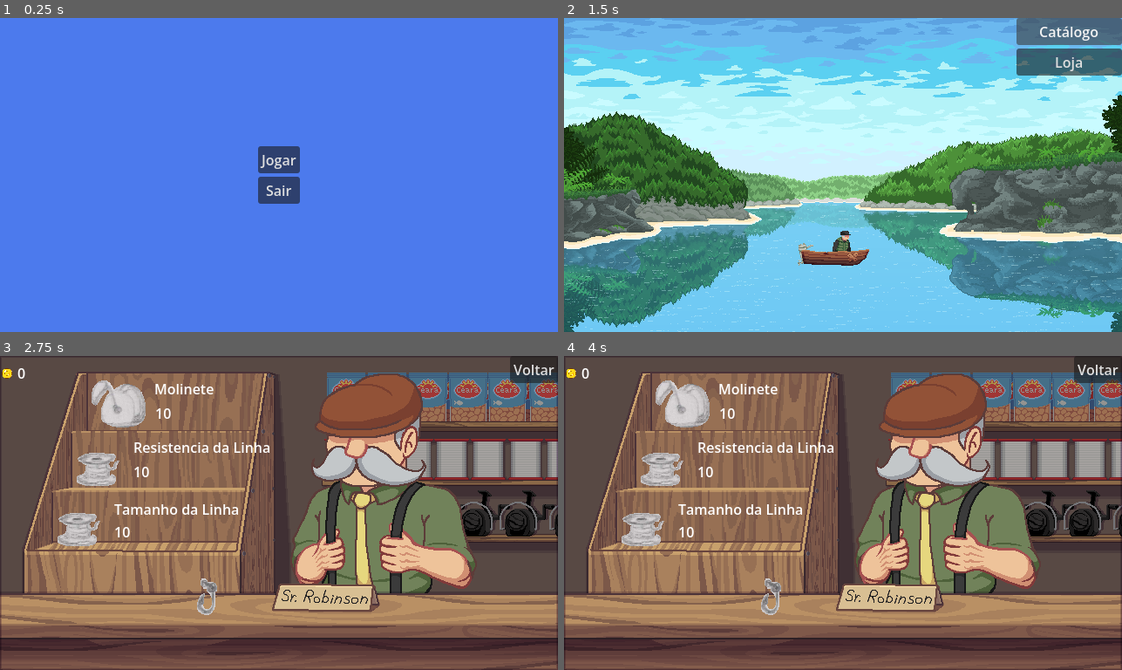
Above: before the commit, frames 1-4 (two rows, left to right).
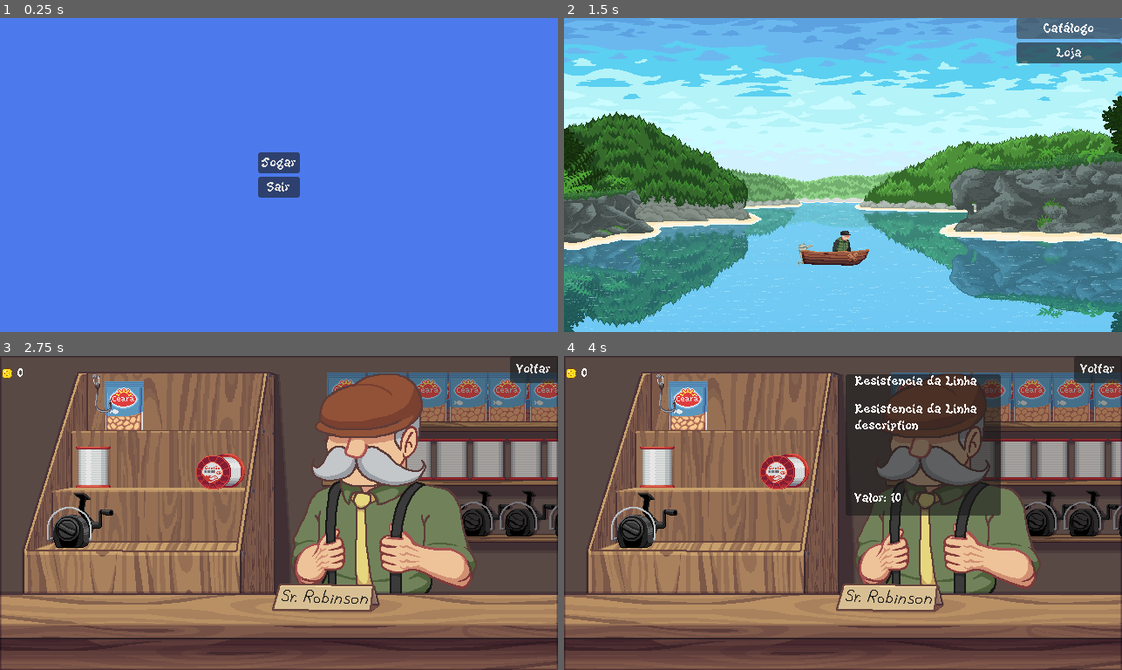
Above: after the commit, the same moments.

Repository: Bad-Onion/gyotaku
Game: Godot game, scene res://main.tscn
Two runs of this game, one before a commit and one after it. Both use one fixed random seed, a clock stepped at 60 frames per second and the inputs below. Sound files missing from this copy of the repository are replaced by a short silence.
Inputs (mouse positions are in pixels of both pictures, inside the frame that each line leads up to; where the layout moved, square brackets give the same spot in the first picture):
- Up to frame 1 (0.25 s): no input
- Up to frame 2 (1.5 s): click "Jogar" at 0.5 s; click "Catálogo" at 1.25 s
- Up to frame 3 (2.75 s): click "Loja" at 2 s
- Up to frame 4 (4 s): click (647, 519) [681, 403] at 2.75 s; click (792, 481) [664, 475] at 3.5 s

The runs differ from the first frame. In frame 1, 0.5% of the frame differs, in the area x 46-54%, y 40-60%; in frame 2, 2.6%; in frame 3, 5.2%; in frame 4, 17%, in the area x 3-100%, y 2-83%.

Commit message:
add hover market and custom theme

Diff:
--- a/gyotaku/project.godot
+++ b/gyotaku/project.godot
@@ -24,6 +24,10 @@
 window/stretch/mode="canvas_items"
 window/stretch/scale_mode="integer"
 
+[gui]
+
+theme/custom="uid://bykb414mnc67f"
+
 [input]
 
 throw_hook={
--- /dev/null
+++ b/gyotaku/resources/theme/main_theme.tres
@@ -0,0 +1,6 @@
+[gd_resource type="Theme" format=3 uid="uid://bykb414mnc67f"]
+
+[ext_resource type="FontFile" uid="uid://cji5ct4tdom2p" path="res://assets/fonts/KiwiSoda.ttf" id="1_fvyg7"]
+
+[resource]
+default_font = ExtResource("1_fvyg7")
--- a/gyotaku/scenes/mechanics/fishing_upgrade_mechanic/fishing_upgrades.gd
+++ b/gyotaku/scenes/mechanics/fishing_upgrade_mechanic/fishing_upgrades.gd
@@ -21,6 +21,12 @@
 @export var hook_depth_name: String = "Tamanho da Linha"
 @export var line_strength_name: String = "Resistencia da Linha"
 @export var bait_name: String = "Isca"
+
+@export_group("Descriptions")
+@export var reel_description: String = "Molinete description"
+@export var hook_depth_description: String = "Tamanho da Linha description"
+@export var line_strength_description: String = "Resistencia da Linha description"
+@export var bait_description: String = "Isca description"
 
 var is_reel_bought: bool = false
 var is_hook_depth_bought: bool = false
--- a/gyotaku/scenes/ui/market/market_ui.gd
+++ b/gyotaku/scenes/ui/market/market_ui.gd
@@ -20,15 +20,10 @@
 @onready var bait_btn: TextureButton = %FoodBaitUpgrade
 @onready var coin_hud: CoinHUD = %CoinHUD
 
-@onready var reel_name: Label = %SpinningReelName
-@onready var line_strength_name: Label = %LineStrengthName
-@onready var line_size_name: Label = %LineSizeName
-# @onready var bait_name: Label = %FoodBaitName
-
-@onready var reel_cost: Label = %SpinningReelPrice
-@onready var line_strength_cost: Label = %LineStrengthPrice
-@onready var line_size_cost: Label = %LineSizePrice
-# @onready var bait_cost: Label = %FoodBaitPrice
+@onready var info_panel: Control = %InfoPanel
+@onready var info_name: Label = %InfoPanel/NameLabel
+@onready var info_desc: Label = %InfoPanel/DescriptionLabel
+@onready var info_price: Label = %InfoPanel/PriceLabel
 
 var fade_tween: Tween
 
@@ -40,15 +35,28 @@
 	if economy_system:
 		economy_system.coins_changed.connect(_on_coins_changed)
 
+	# Click
 	back_button.pressed.connect(func(): back_requested.emit())
 	reel_btn.pressed.connect(func(): reel_upgrade_requested.emit())
 	line_strength_btn.pressed.connect(func(): line_strength_upgrade_requested.emit())
 	line_size_btn.pressed.connect(func(): line_size_upgrade_requested.emit())
 	bait_btn.pressed.connect(func(): bait_upgrade_requested.emit())
 
+	# Hover
+	reel_btn.mouse_entered.connect(_on_hover_reel)
+	line_strength_btn.mouse_entered.connect(_on_hover_line_strength)
+	line_size_btn.mouse_entered.connect(_on_hover_line_size)
+	bait_btn.mouse_entered.connect(_on_hover_bait)
+
+	# Exit
+	var clear_func = Callable(self, "_clear_info")
+	reel_btn.mouse_exited.connect(clear_func)
+	line_strength_btn.mouse_exited.connect(clear_func)
+	line_size_btn.mouse_exited.connect(clear_func)
+	bait_btn.mouse_exited.connect(clear_func)
+
+	_clear_info()
 	_update_market_display()
-	_update_name_labels()
-	_update_cost_labels()
 
 
 func fade_in_music(duration: float = 1.5) -> void:
@@ -88,24 +96,33 @@
 		coin_hud.update_coins(total_coins, 0)
 
 
-func _update_cost_labels() -> void:
-	if upgrades:
-		reel_cost.text = str(upgrades.reel_cost)
-		line_strength_cost.text = str(upgrades.line_strength_cost)
-		line_size_cost.text = str(upgrades.hook_depth_cost)
-		# bait_cost.text = str(upgrades.bait_cost)
-	else:
-		push_error("MarketUI: FishingUpgrades resource not assigned.")
+# Hover Logic
+func _on_hover_reel() -> void:
+	_show_info(upgrades.reel_name, upgrades.reel_description, upgrades.reel_cost)
 
 
-func _update_name_labels() -> void:
-	if upgrades:
-		reel_name.text = str(upgrades.reel_name)
-		line_strength_name.text = str(upgrades.line_strength_name)
-		line_size_name.text = str(upgrades.hook_depth_name)
-		# bait_name.text = str(upgrades.bait_name)
-	else:
-		push_error("MarketUI: FishingUpgrades resource not assigned.")
+func _on_hover_line_strength() -> void:
+	_show_info(upgrades.line_strength_name, upgrades.line_strength_description, upgrades.line_strength_cost)
+
+
+func _on_hover_line_size() -> void:
+	_show_info(upgrades.hook_depth_name, upgrades.hook_depth_description, upgrades.hook_depth_cost)
+
+
+func _on_hover_bait() -> void:
+	_show_info(upgrades.bait_name, upgrades.bait_description, upgrades.bait_cost)
+
+
+# Display Logic
+func _show_info(item_name: String, description: String, cost: int) -> void:
+	info_panel.show()
+	info_name.text = item_name
+	info_desc.text = description
+	info_price.text = "Valor: " + str(cost)
+
+
+func _clear_info() -> void:
+	info_panel.hide()
 
 
 func _update_market_display() -> void:
@@ -115,5 +132,4 @@
 		line_size_btn.visible = not upgrades.is_hook_depth_bought
 		bait_btn.visible = not upgrades.is_bait_bought
 
-		_update_cost_labels()
-		_update_name_labels()
+		_clear_info()
--- a/gyotaku/scenes/ui/market/market_ui.tscn
+++ b/gyotaku/scenes/ui/market/market_ui.tscn
@@ -3,10 +3,12 @@
 [ext_resource type="Script" uid="uid://nwvm1lkr8n4s" path="res://scenes/ui/market/market_ui.gd" id="1_2pdf6"]
 [ext_resource type="Texture2D" uid="uid://ba5w3e81yqm3c" path="res://assets/backgrounds/market/CenaLoja.png" id="1_5l6t0"]
 [ext_resource type="Texture2D" uid="uid://cxtwicnff4o05" path="res://assets/sprites/market/upgrades/spinning_reel_upgrade_1.png" id="2_2pdf6"]
-[ext_resource type="Texture2D" uid="uid://svc3pphu325r" path="res://assets/sprites/market/upgrades/fishing_line_upgrade_1.png" id="3_yj7p1"]
 [ext_resource type="Texture2D" uid="uid://bv58uf004cley" path="res://assets/sprites/market/upgrades/food_bait_upgrade_1.png" id="4_e6xbh"]
+[ext_resource type="Texture2D" uid="uid://ca366056xd4mv" path="res://assets/sprites/market/upgrades/fishing_line_resistance_upgrade_1.png" id="4_mqcme"]
+[ext_resource type="Texture2D" uid="uid://ctnhno8wawdxq" path="res://assets/sprites/market/upgrades/fishing_line_size_upgrade_1.png" id="5_r4stw"]
 [ext_resource type="AudioStream" uid="uid://dbquecs78ilcy" path="res://assets/audio/mercado.ogg" id="6_yj7p1"]
 [ext_resource type="PackedScene" uid="uid://cv55e06k5bift" path="res://scenes/ui/coin_hud/coin_hud.tscn" id="7_e6xbh"]
+[ext_resource type="Texture2D" uid="uid://bj0eyhx3xb6r4" path="res://assets/sprites/market/upgrades/anzol.png" id="7_r4stw"]
 
 [node name="MarketUI" type="Control" unique_id=1187940312]
 process_mode = 3
@@ -34,86 +36,46 @@
 unique_name_in_owner = true
 show_behind_parent = true
 layout_mode = 0
-offset_left = 105.0
-offset_top = 28.0
-offset_right = 167.0
-offset_bottom = 82.0
+offset_left = 53.0
+offset_top = 156.0
+offset_right = 133.0
+offset_bottom = 220.0
 texture_normal = ExtResource("2_2pdf6")
-
-[node name="SpinningReelName" type="Label" parent="UpgradesContainer/SpinningReelUpgrade" unique_id=884872513]
-unique_name_in_owner = true
-layout_mode = 0
-offset_left = 72.0
-offset_top = -2.0
-offset_right = 112.0
-offset_bottom = 21.0
-
-[node name="SpinningReelPrice" type="Label" parent="UpgradesContainer/SpinningReelUpgrade" unique_id=1732288878]
-unique_name_in_owner = true
-layout_mode = 0
-offset_left = 73.0
-offset_top = 26.0
-offset_right = 113.0
-offset_bottom = 49.0
 
 [node name="LineStrengthUpgrade" type="TextureButton" parent="UpgradesContainer" unique_id=769347759]
 unique_name_in_owner = true
 layout_mode = 0
-offset_left = 88.0
+offset_left = 224.0
 offset_top = 111.0
-offset_right = 137.0
-offset_bottom = 165.0
-texture_normal = ExtResource("3_yj7p1")
-
-[node name="LineStrengthName" type="Label" parent="UpgradesContainer/LineStrengthUpgrade" unique_id=1073644183]
-unique_name_in_owner = true
-layout_mode = 0
-offset_left = 65.0
-offset_top = -18.0
-offset_right = 105.0
-offset_bottom = 5.0
-
-[node name="LineStrengthPrice" type="Label" parent="UpgradesContainer/LineStrengthUpgrade" unique_id=1981538269]
-unique_name_in_owner = true
-layout_mode = 0
-offset_left = 65.0
-offset_top = 10.0
-offset_right = 105.0
-offset_bottom = 33.0
+offset_right = 304.0
+offset_bottom = 175.0
+texture_normal = ExtResource("4_mqcme")
 
 [node name="LineSizeUpgrade" type="TextureButton" parent="UpgradesContainer" unique_id=429807092]
 unique_name_in_owner = true
 layout_mode = 0
-offset_left = 66.0
-offset_top = 180.0
-offset_right = 115.0
-offset_bottom = 234.0
-texture_normal = ExtResource("3_yj7p1")
-
-[node name="LineSizeName" type="Label" parent="UpgradesContainer/LineSizeUpgrade" unique_id=366391974]
-unique_name_in_owner = true
-layout_mode = 0
-offset_left = 65.0
-offset_top = -16.0
-offset_right = 105.0
-offset_bottom = 7.0
-
-[node name="LineSizePrice" type="Label" parent="UpgradesContainer/LineSizeUpgrade" unique_id=1165349670]
-unique_name_in_owner = true
-layout_mode = 0
-offset_left = 65.0
-offset_top = 10.0
-offset_right = 105.0
-offset_bottom = 33.0
+offset_left = 86.0
+offset_top = 103.0
+offset_right = 166.0
+offset_bottom = 167.0
+texture_normal = ExtResource("5_r4stw")
 
 [node name="FoodBaitUpgrade" type="TextureButton" parent="UpgradesContainer" unique_id=198172311]
 unique_name_in_owner = true
 layout_mode = 0
-offset_left = 226.0
-offset_top = 255.0
-offset_right = 249.0
-offset_bottom = 309.0
+offset_left = 119.0
+offset_top = 28.0
+offset_right = 199.0
+offset_bottom = 92.0
 texture_normal = ExtResource("4_e6xbh")
+
+[node name="Hook" type="TextureRect" parent="UpgradesContainer/FoodBaitUpgrade" unique_id=263483127]
+layout_mode = 0
+offset_left = -14.0
+offset_top = -8.0
+offset_right = 66.0
+offset_bottom = 56.0
+texture = ExtResource("7_r4stw")
 
 [node name="BackButton" type="Button" parent="." unique_id=2079234874]
 unique_name_in_owner = true
@@ -134,3 +96,35 @@
 unique_name_in_owner = true
 layout_mode = 0
 is_always_visible = true
+
+[node name="InfoPanel" type="Panel" parent="." unique_id=1128799737]
+unique_name_in_owner = true
+layout_mode = 0
+offset_left = 323.0
+offset_top = 21.0
+offset_right = 501.0
+offset_bottom = 183.0
+
+[node name="NameLabel" type="Label" parent="InfoPanel" unique_id=890158419]
+unique_name_in_owner = true
+layout_mode = 0
+offset_left = 11.0
+offset_right = 173.0
+offset_bottom = 23.0
+
+[node name="DescriptionLabel" type="Label" parent="InfoPanel" unique_id=1995190988]
+unique_name_in_owner = true
+layout_mode = 0
+offset_left = 11.0
+offset_top = 32.0
+offset_right = 171.0
+offset_bottom = 133.0
+autowrap_mode = 3
+
+[node name="PriceLabel" type="Label" parent="InfoPanel" unique_id=1460090419]
+unique_name_in_owner = true
+layout_mode = 0
+offset_left = 10.0
+offset_top = 134.0
+offset_right = 50.0
+offset_bottom = 157.0
--- a/gyotaku/scenes/ui/okinawa_background/okinawa_background.tscn
+++ b/gyotaku/scenes/ui/okinawa_background/okinawa_background.tscn
@@ -5,9 +5,151 @@
 [ext_resource type="Texture2D" uid="uid://dntumpylymxgp" path="res://assets/backgrounds/okinawa/surface/Montanha_Esquerda_3.png" id="3_uekg8"]
 [ext_resource type="Texture2D" uid="uid://wv4wi3ood24s" path="res://assets/backgrounds/okinawa/surface/Montanha_Direita__2.png" id="4_pmoxm"]
 [ext_resource type="Texture2D" uid="uid://fteem8mo0l4" path="res://assets/backgrounds/okinawa/surface/Montanha_Esquerda_2.png" id="5_d637k"]
-[ext_resource type="Texture2D" uid="uid://bpd5wedggpu32" path="res://assets/backgrounds/okinawa/surface/Montanha_Esquerda_1.png" id="6_8p0c7"]
-[ext_resource type="Texture2D" uid="uid://bj5lakp8jvqde" path="res://assets/backgrounds/okinawa/surface/Montanha_Direita_1.png" id="7_1d3g0"]
+[ext_resource type="Texture2D" uid="uid://bv1qx74akng15" path="res://assets/backgrounds/okinawa/surface/Montanha_Esquerda_1_Animacao-Sheet.png" id="6_4f0ou"]
+[ext_resource type="Texture2D" uid="uid://corc5071jpre6" path="res://assets/backgrounds/okinawa/surface/Montanha_Direita_1_Animacao-Sheet.png" id="7_4f0ou"]
 [ext_resource type="Texture2D" uid="uid://p26m3rlak2ow" path="res://assets/backgrounds/okinawa/surface/Animacao_agua_Sheet.png" id="8_4f0ou"]
+
+[sub_resource type="AtlasTexture" id="AtlasTexture_y1kf3"]
+atlas = ExtResource("6_4f0ou")
+region = Rect2(0, 0, 114, 145)
+
+[sub_resource type="AtlasTexture" id="AtlasTexture_8talr"]
+atlas = ExtResource("6_4f0ou")
+region = Rect2(114, 0, 114, 145)
+
+[sub_resource type="AtlasTexture" id="AtlasTexture_xm3e0"]
+atlas = ExtResource("6_4f0ou")
+region = Rect2(228, 0, 114, 145)
+
+[sub_resource type="AtlasTexture" id="AtlasTexture_xx5r3"]
+atlas = ExtResource("6_4f0ou")
+region = Rect2(342, 0, 114, 145)
+
+[sub_resource type="AtlasTexture" id="AtlasTexture_c36p1"]
+atlas = ExtResource("6_4f0ou")
+region = Rect2(456, 0, 114, 145)
+
+[sub_resource type="AtlasTexture" id="AtlasTexture_7bx5u"]
+atlas = ExtResource("6_4f0ou")
+region = Rect2(570, 0, 114, 145)
+
+[sub_resource type="AtlasTexture" id="AtlasTexture_l8u20"]
+atlas = ExtResource("6_4f0ou")
+region = Rect2(684, 0, 114, 145)
+
+[sub_resource type="AtlasTexture" id="AtlasTexture_x5ete"]
+atlas = ExtResource("6_4f0ou")
+region = Rect2(798, 0, 114, 145)
+
+[sub_resource type="AtlasTexture" id="AtlasTexture_iuq0d"]
+atlas = ExtResource("6_4f0ou")
+region = Rect2(912, 0, 114, 145)
+
+[sub_resource type="SpriteFrames" id="SpriteFrames_ekxmo"]
+animations = [{
+"frames": [{
+"duration": 1.0,
+"texture": SubResource("AtlasTexture_y1kf3")
+}, {
+"duration": 1.0,
+"texture": SubResource("AtlasTexture_8talr")
+}, {
+"duration": 1.0,
+"texture": SubResource("AtlasTexture_xm3e0")
+}, {
+"duration": 1.0,
+"texture": SubResource("AtlasTexture_xx5r3")
+}, {
+"duration": 1.0,
+"texture": SubResource("AtlasTexture_c36p1")
+}, {
+"duration": 1.0,
+"texture": SubResource("AtlasTexture_7bx5u")
+}, {
+"duration": 1.0,
+"texture": SubResource("AtlasTexture_l8u20")
+}, {
+"duration": 1.0,
+"texture": SubResource("AtlasTexture_x5ete")
+}, {
+"duration": 1.0,
+"texture": SubResource("AtlasTexture_iuq0d")
+}],
+"loop": true,
+"name": &"default",
+"speed": 5.0
+}]
+
+[sub_resource type="AtlasTexture" id="AtlasTexture_ekxmo"]
+atlas = ExtResource("7_4f0ou")
+region = Rect2(0, 0, 212, 175)
+
+[sub_resource type="AtlasTexture" id="AtlasTexture_p6t0s"]
+atlas = ExtResource("7_4f0ou")
+region = Rect2(212, 0, 212, 175)
+
+[sub_resource type="AtlasTexture" id="AtlasTexture_nhtx1"]
+atlas = ExtResource("7_4f0ou")
+region = Rect2(424, 0, 212, 175)
+
+[sub_resource type="AtlasTexture" id="AtlasTexture_njh4l"]
+atlas = ExtResource("7_4f0ou")
+region = Rect2(636, 0, 212, 175)
+
+[sub_resource type="AtlasTexture" id="AtlasTexture_l0c56"]
+atlas = ExtResource("7_4f0ou")
+region = Rect2(848, 0, 212, 175)
+
+[sub_resource type="AtlasTexture" id="AtlasTexture_xo7yl"]
+atlas = ExtResource("7_4f0ou")
+region = Rect2(1060, 0, 212, 175)
+
+[sub_resource type="AtlasTexture" id="AtlasTexture_n3dvw"]
+atlas = ExtResource("7_4f0ou")
+region = Rect2(1272, 0, 212, 175)
+
+[sub_resource type="AtlasTexture" id="AtlasTexture_qmw3p"]
+atlas = ExtResource("7_4f0ou")
+region = Rect2(1484, 0, 212, 175)
+
+[sub_resource type="AtlasTexture" id="AtlasTexture_r5ydq"]
+atlas = ExtResource("7_4f0ou")
+region = Rect2(1696, 0, 212, 175)
+
+[sub_resource type="SpriteFrames" id="SpriteFrames_5v3uq"]
+animations = [{
+"frames": [{
+"duration": 1.0,
+"texture": SubResource("AtlasTexture_ekxmo")
+}, {
+"duration": 1.0,
+"texture": SubResource("AtlasTexture_p6t0s")
+}, {
+"duration": 1.0,
+"texture": SubResource("AtlasTexture_nhtx1")
+}, {
+"duration": 1.0,
+"texture": SubResource("AtlasTexture_njh4l")
+}, {
+"duration": 1.0,
+"texture": SubResource("AtlasTexture_l0c56")
+}, {
+"duration": 1.0,
+"texture": SubResource("AtlasTexture_xo7yl")
+}, {
+"duration": 1.0,
+"texture": SubResource("AtlasTexture_n3dvw")
+}, {
+"duration": 1.0,
+"texture": SubResource("AtlasTexture_qmw3p")
+}, {
+"duration": 1.0,
+"texture": SubResource("AtlasTexture_r5ydq")
+}],
+"loop": true,
+"name": &"default",
+"speed": 5.0
+}]
 
 [sub_resource type="AtlasTexture" id="AtlasTexture_uekg8"]
 atlas = ExtResource("8_4f0ou")
@@ -110,15 +252,19 @@
 position = Vector2(54, 175)
 texture = ExtResource("5_d637k")
 
-[node name="LeftMountain1" type="Sprite2D" parent="Scenario" unique_id=530648550]
+[node name="LeftMountain1" type="AnimatedSprite2D" parent="Scenario" unique_id=1630429573]
 z_index = 1
 position = Vector2(57, 195)
-texture = ExtResource("6_8p0c7")
-
-[node name="RightMountain1" type="Sprite2D" parent="Scenario" unique_id=1316389444]
+sprite_frames = SubResource("SpriteFrames_ekxmo")
+autoplay = "default"
+frame_progress = 0.103250116
+
+[node name="RightMountain1" type="AnimatedSprite2D" parent="Scenario" unique_id=1798647038]
 z_index = 1
 position = Vector2(534, 172)
-texture = ExtResource("7_1d3g0")
+sprite_frames = SubResource("SpriteFrames_5v3uq")
+autoplay = "default"
+frame_progress = 0.8520272
 
 [node name="SurfaceWater" type="ParallaxLayer" parent="." unique_id=1864668906]
 unique_name_in_owner = true
Binary file removed: gyotaku/assets/backgrounds/okinawa/surface/Montanha_Direita_1.png
Binary file added: gyotaku/assets/backgrounds/okinawa/surface/Montanha_Direita_1_Animacao-Sheet.png
Not shown, changed: gyotaku/assets/backgrounds/okinawa/surface/Montanha_Direita_1_Animacao-Sheet.png.import
Binary file removed: gyotaku/assets/backgrounds/okinawa/surface/Montanha_Esquerda_1.png
Binary file added: gyotaku/assets/backgrounds/okinawa/surface/Montanha_Esquerda_1_Animacao-Sheet.png
Not shown, changed: gyotaku/assets/backgrounds/okinawa/surface/Montanha_Esquerda_1_Animacao-Sheet.png.import
Binary file added: gyotaku/assets/fonts/KiwiSoda.ttf
Not shown, added: gyotaku/assets/fonts/KiwiSoda.ttf.import
Binary file added: gyotaku/assets/sprites/market/upgrades/anzol.png
Not shown, added: gyotaku/assets/sprites/market/upgrades/anzol.png.import
Binary file added: gyotaku/assets/sprites/market/upgrades/fishing_line_resistance_upgrade_1.png
Not shown, added: gyotaku/assets/sprites/market/upgrades/fishing_line_resistance_upgrade_1.png.import
(and 5 more such lines)
